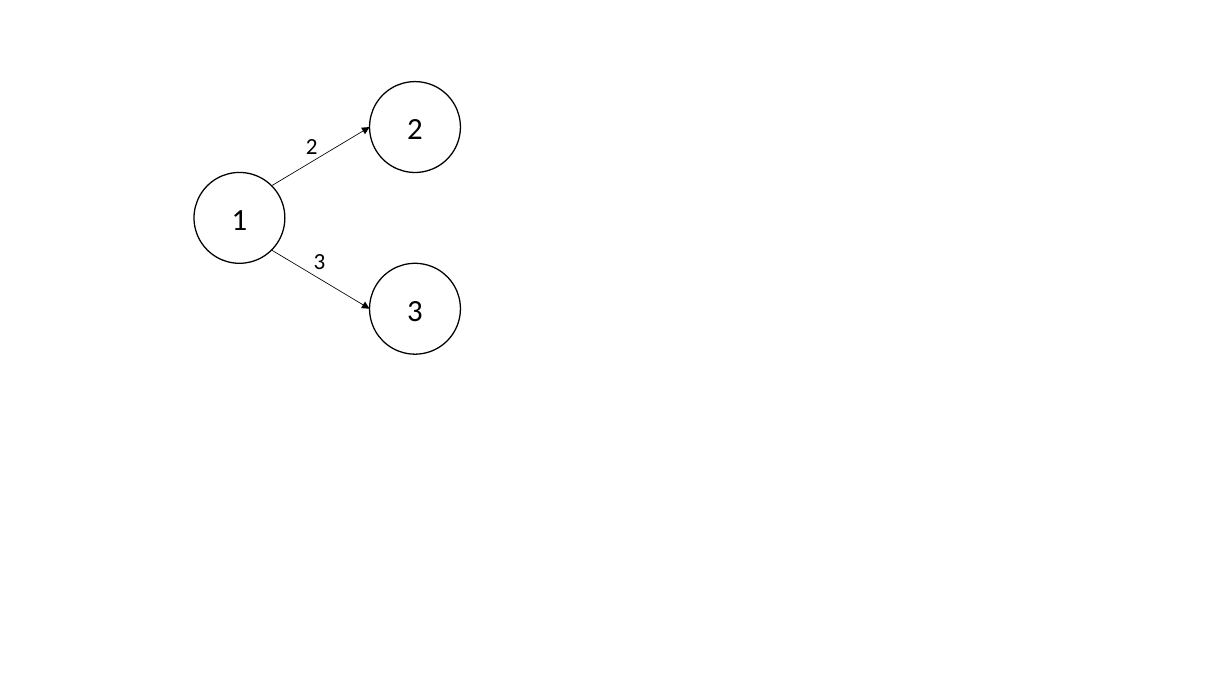
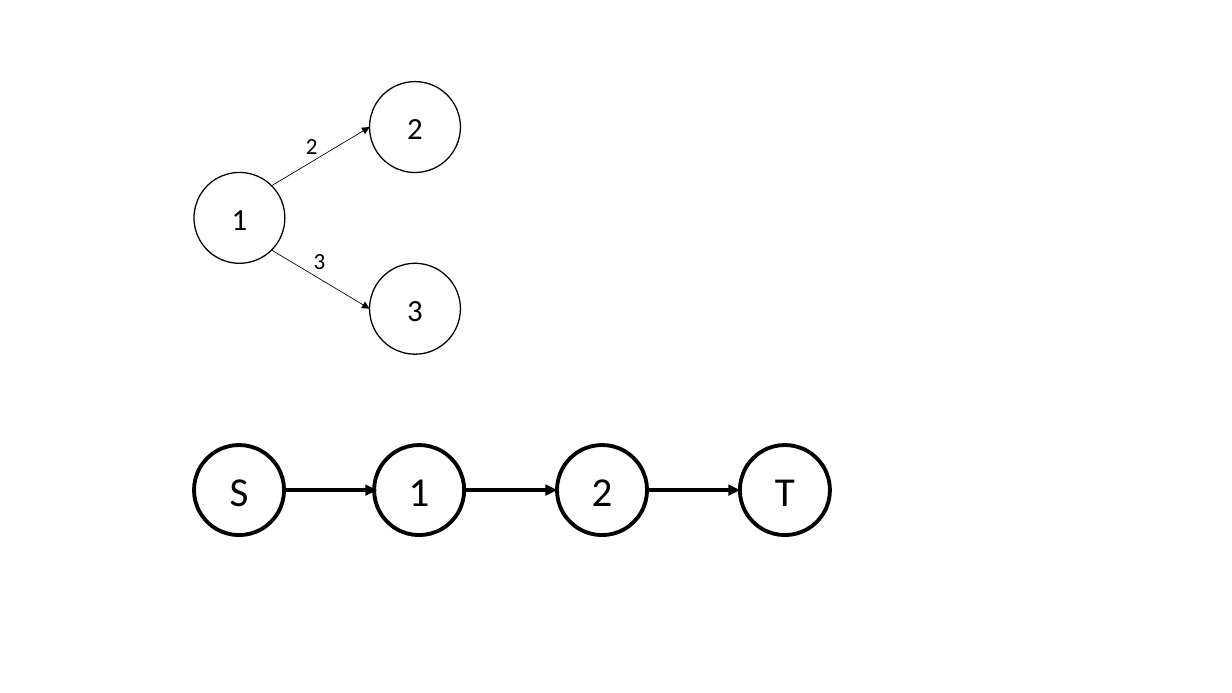
Before and after one commit to haoxiangyang89/PERT, a slide deck: slide 4 of Writeup/Graphs.pptx. Drawn at 1232x693 pixels with LibreOffice and Linux fonts; fonts in the diff are those of the drawing. Boxes give left, top, right and bottom in pixels: in the first picture for what was removed or moved away, otherwise in the second. Text is boxed around its words. In the diff, an @@ line names an element or a change of style, - is before the commit and + after.

```diff
--- a/Writeup/Graphs.pptx
+++ b/Writeup/Graphs.pptx
@@ group added at (x1=194, y1=445, x2=830, y2=535): 4 ellipses, 3 arrows @@
+1
+2
+T
+S
```
Also in this commit, not shown: 2 other slides changed, 1 slide added, 9 other files.
